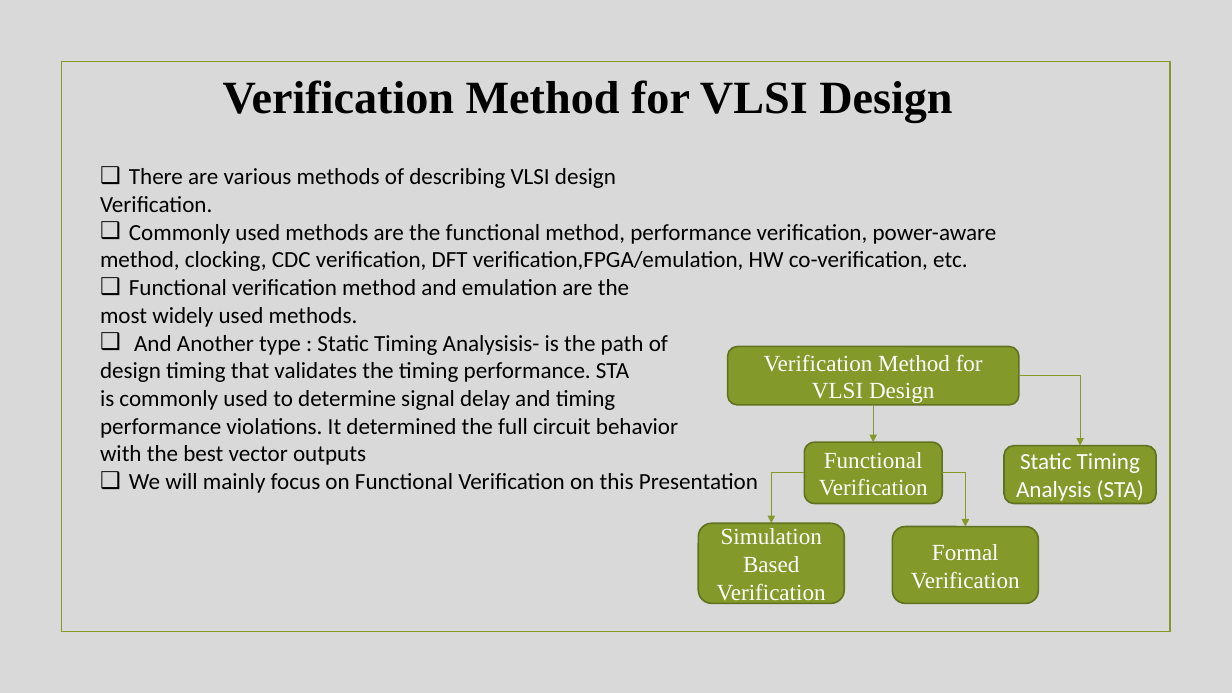
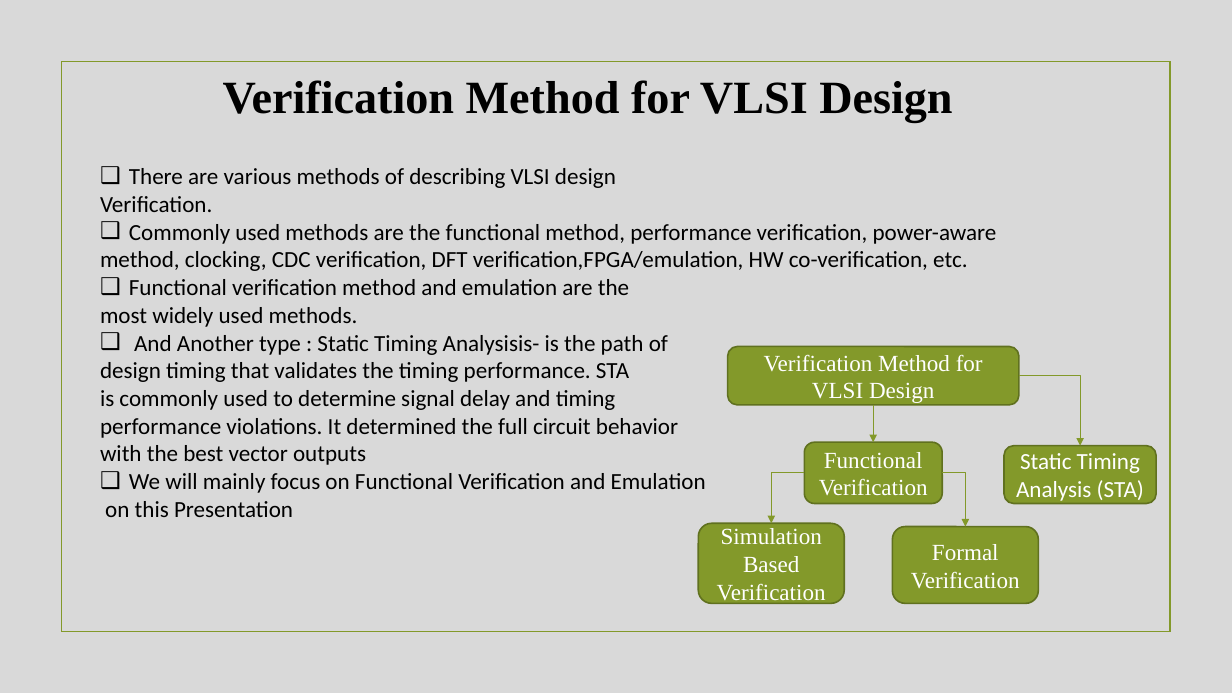
Before and after one commit to Saikot1997/Seminar-Paper-Embedded-Electronics-B-, a slide deck: slide 4 of Final/Verifi_Method presentation.pptx. Drawn at 1232x693 pixels with LibreOffice and Linux fonts; fonts in the diff are those of the drawing; background and template pictures are left out. Boxes give left, top, right and bottom in pixels: in the first picture for what was removed or moved away, otherwise in the second. Text is boxed around its words. In the diff, an @@ line names an element or a change of style, - is before the commit and + after.

```diff
--- a/Final/Verifi_Method presentation.pptx
+++ b/Final/Verifi_Method presentation.pptx
@@ text at [105, 473, 706, 517]: text changed @@
-❑ We will mainly focus on Functional Verification on this Presentation
+❑ We will mainly focus on Functional Verification and Emulation
+on this Presentation
```
Also in this commit, not shown: 5 other slides changed.
